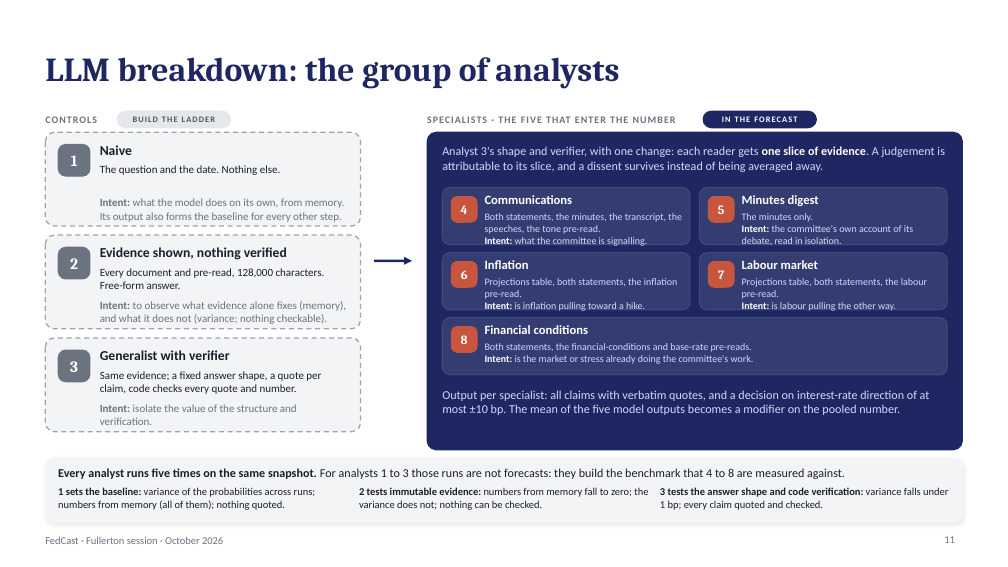
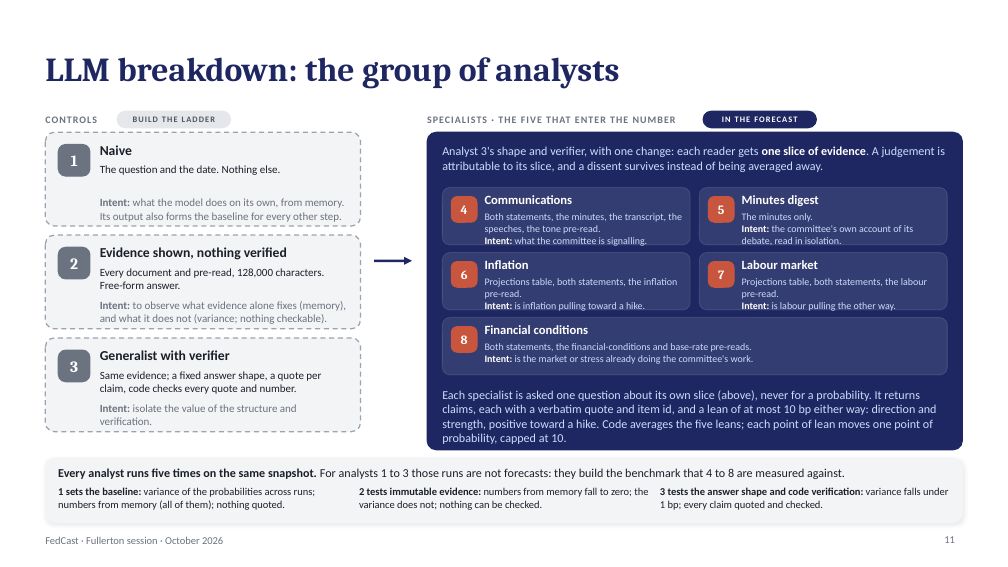
Before and after one commit to kmt112/fed-forecast, a slide deck: slide 11 of docs/FedCast_Fullerton.pptx. Drawn at 1008x567 pixels with LibreOffice and Linux fonts; fonts in the diff are those of the drawing. Boxes give left, top, right and bottom in pixels: in the first picture for what was removed or moved away, otherwise in the second. Text is boxed around its words. In the diff, an @@ line names an element or a change of style, - is before the commit and + after.

```diff
--- a/docs/FedCast_Fullerton.pptx
+++ b/docs/FedCast_Fullerton.pptx
@@ text at (442, 390, 936, 444): text changed @@
-Output per specialist: all claims with verbatim quotes, and a decision on interest-rate direction of at most ±10 bp. The mean of the five model outputs becomes a modifier on the pooled number.
+Each specialist is asked one question about its own slice (above), never for a probability. It returns claims, each with a verbatim quote and item id, and a lean of at most 10 bp either way: direction and strength, positive toward a hike. Code averages the five leans; each point of lean moves one point of probability, capped at 10.
```
Also in this commit, not shown: 7 other slides changed, 3 other files.
